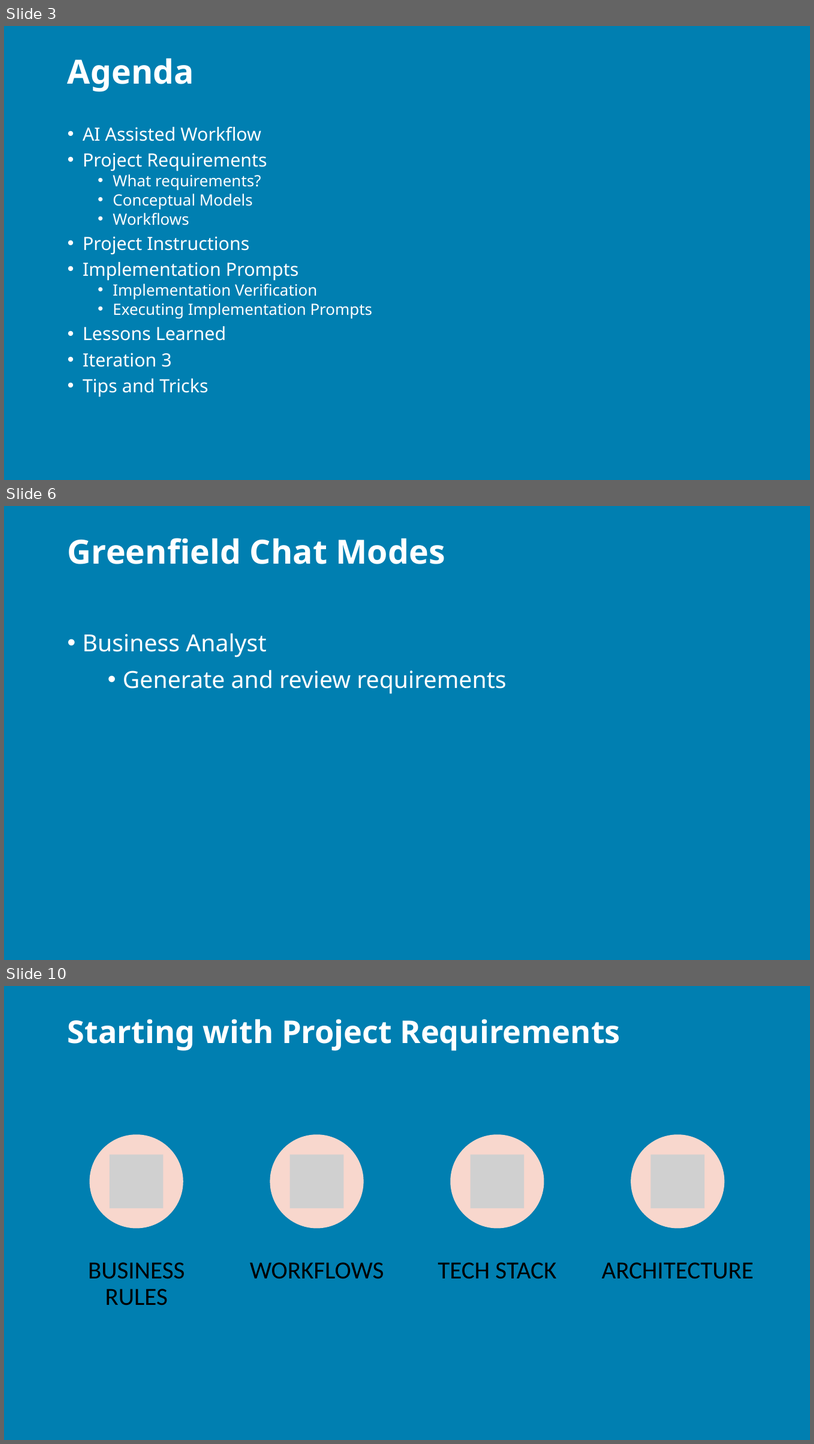
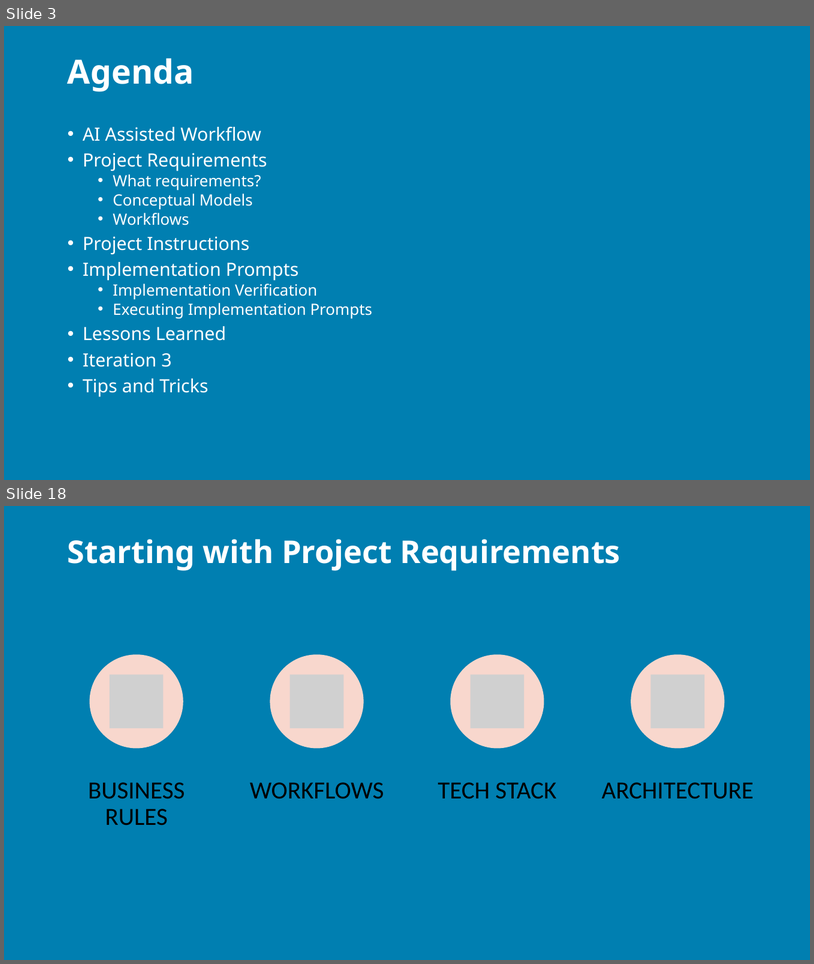
Before and after one commit to j0hnnymiller/AI-Assisted-Software-Development, a slide deck: Slides/AIASD-Greenfield-slides.pptx. Shown one above the other, each under a label of ours: slides 3, 6 and 10 before the commit, slides 3 and 18 after it; the slides between them are not shown. The pictures are 814x1444 and 814x964 pixels, drawn with LibreOffice and Linux fonts; fonts in the diff are those of the drawing; grey boxes stand for pictures; background and template pictures are left out. Boxes give left, top, right and bottom in pixels: in the first picture for what was removed or moved away, otherwise in the second. Text is boxed around its words. In the diff, an @@ line names an element or a change of style, - is before the commit and + after.

```diff
--- a/Slides/AIASD-Greenfield-slides.pptx
+++ b/Slides/AIASD-Greenfield-slides.pptx
@@ slide 6 removed at <box>4,506,810,960</box>, background picture (left out) @@
@@ title removed at <box>68,538,445,564</box> @@
-Greenfield Chat Modes
@@ text removed at <box>83,633,506,694</box> @@
-• Business Analyst
-  • Generate and review requirements
@@ what was slide 10 is now slide 18 @@
```
Also in this commit, not shown: 3 slides changed, 15 slides added, 4 other slides removed, 3 other files.
